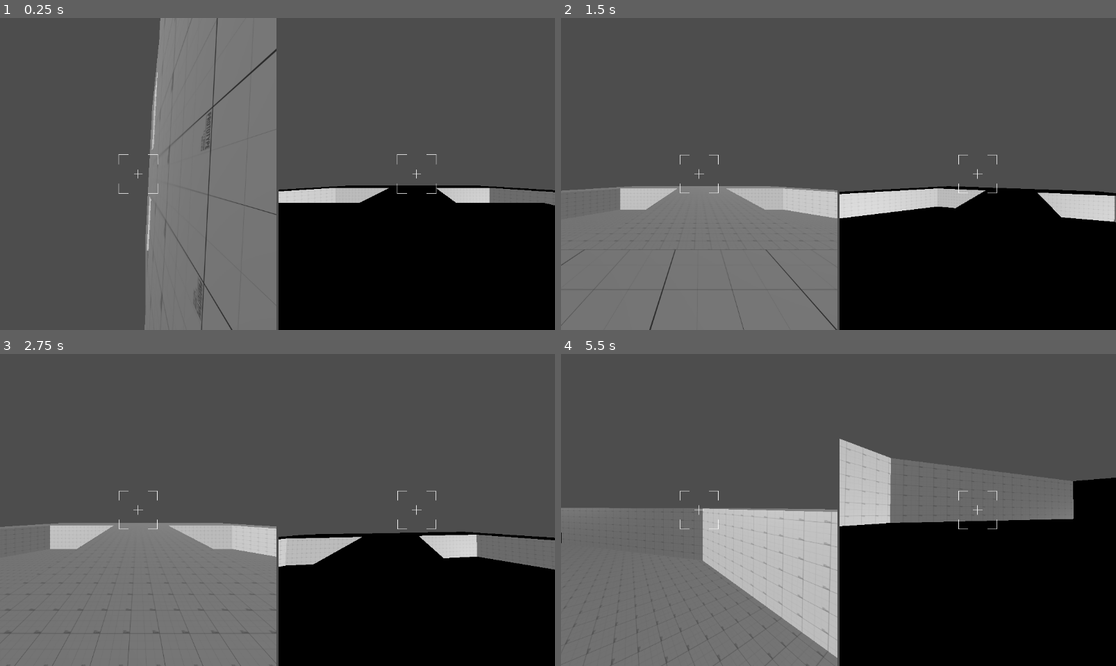
Above: before the commit, frames 1-4 (two rows, left to right).
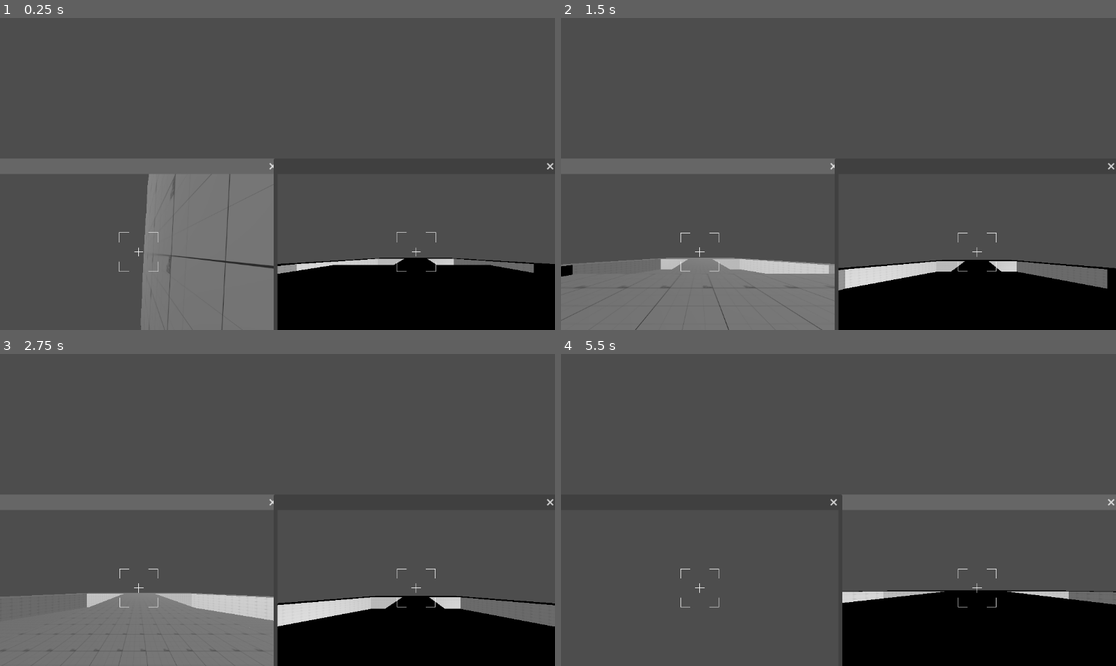
Above: after the commit, the same moments.

Repository: TuniTem/GGJ-2026-cutout
Game: Godot game, scene res://scenes/2_player_test.tscn
Same seed, same stepped clock (60 frames per second), same inputs: the game is played once before the commit and once after it. This scene is started directly instead of the project's main scene.
Inputs (mouse positions are in pixels of both pictures, inside the frame that each line leads up to):
- Up to frame 1 (0.25 s): no input
- Up to frame 2 (1.5 s): move the mouse to (866, 174) at 0.52 s; hold Mouse wheel up (grow) 0.53-1.28 s; hold W (forward) from 0.53 s (still down); tap Space (jump) at 0.77 s; move the mouse to (810, 174) at 1.27 s; tap Mouse wheel down (hole) at 1.35 s
- Up to frame 3 (2.75 s): keep holding W (forward); tap Space (jump) at 1.52 s; move the mouse to (288, 503) at 2.02 s; hold Ctrl (movement_ctrl) from 2.03 s (still down)
- Up to frame 4 (5.5 s): keep holding W (forward); move the mouse to (832, 516) at 2.77 s; release Ctrl (movement_ctrl) at 2.78 s; click (832, 516) at 2.85 s; tap Space (jump) at 3.02, 3.77, 4.52 s; move the mouse to (877, 513) at 3.52 s; hold Shift (slide) 3.53-4.28 s; move the mouse to (794, 506) at 4.27 s; right-click (794, 506) at 4.35 s; move the mouse to (844, 510) at 5.02 s; hold Mouse wheel up (grow) from 5.03 s (still down)

The runs differ from the first frame. In frame 1, 25% of the frame differs, in the area x 0-100%, y 0-100%; in frame 2, 29%; in frame 3, 27%; in frame 4, 43%, in the area x 0-100%, y 27-100%.

Commit message:
Splitscreen windows work

Diff:
--- a/manager/splitscreen_manager.gd
+++ b/manager/splitscreen_manager.gd
@@ -14,26 +14,25 @@
 @onready
 var GRID_CONTAINER = $GridContainer
 
-#For now assuming 2 players only
-var player_count = 2
-
 func _init() -> void:
-	start_splitscreen.connect(_on_start_splitscreen)
+	Signals.start_splitscreen.connect(_on_start_splitscreen)
 	pass
 
-signal start_splitscreen
+func _ready() -> void:
+	Signals.start_splitscreen.emit(Global.player_count, Global.use_subwindows)
 
-func _ready() -> void:
-	start_splitscreen.emit()
-
-func _on_start_splitscreen() -> void:
-	if USE_SUBWINDOWS:
+func _on_start_splitscreen(player_count : int, use_subwindows : bool) -> void:
+	if use_subwindows:
 		for i in player_count:
 			setup_windows()
+		var a = func():
+			while true:
+				await get_tree().process_frame;
+				Input.mouse_mode = Input.MOUSE_MODE_VISIBLE
+		a.call()
 		return
 	for i in player_count:
 		setup_viewport()
-	get_viewport().size_changed.emit()
 	if(player_count % 2 != 0): #we only ever need one dummy viewport
 		dummy_viewport()
 		pass
@@ -52,10 +51,30 @@
 var subviewports : Array[SubViewport]
 
 func setup_windows():
+	var resolution = DisplayServer.window_get_size()
 	var window = Window.new()
 	self.add_child(window)
 	var player : Player = GameManger.spawn_player(Vector3.ZERO, window)
 	var player_number = Global.get_player_number(player)
+	window.size = resolution / 2
+	window.position = Vector2(window.size.x * (player_number % 2), window.size.y)
+
+	var team = player_number % 2 * 2 - 1
+	player.position.y = 21. * team
+	player.position.x = randf_range(-3., 3.)
+	player.position.z = randf_range(-3., 3.)
+
+	var crosshair : DrawCrosshair = GameManger.CROSSHAIR.instantiate()
+	crosshair.position = window.size / 2.
+	crosshair.FREE_ROTATION = 0.
+
+	player.get_parent().add_child(crosshair)
+
+	player.crosshair = crosshair
+
+	window.size_changed.connect(func(): crosshair.position = window.size/2)
+	await get_tree().process_frame #hella jank
+	crosshair.position = window.size/2
 
 func setup_viewport():
 
--- a/singletons/global.gd
+++ b/singletons/global.gd
@@ -10,6 +10,9 @@
 
 var players : Array[CharacterBody3D] = []
 var avalible_controllers : Array[int] = []
+
+var player_count = 2
+var use_subwindows = true
 
 func _ready() -> void:
 	Input.mouse_mode = Input.MOUSE_MODE_CAPTURED
--- a/singletons/signals.gd
+++ b/singletons/signals.gd
@@ -3,3 +3,4 @@
 signal create_floor_hole
 signal create_wall_hole
 signal create_vertical_pillar
+signal start_splitscreen
Not shown, added: audio/IN GAME MUSIC/RAVE STYLE DARK WORLD - MUSIC - 138BPM.mp3.import
